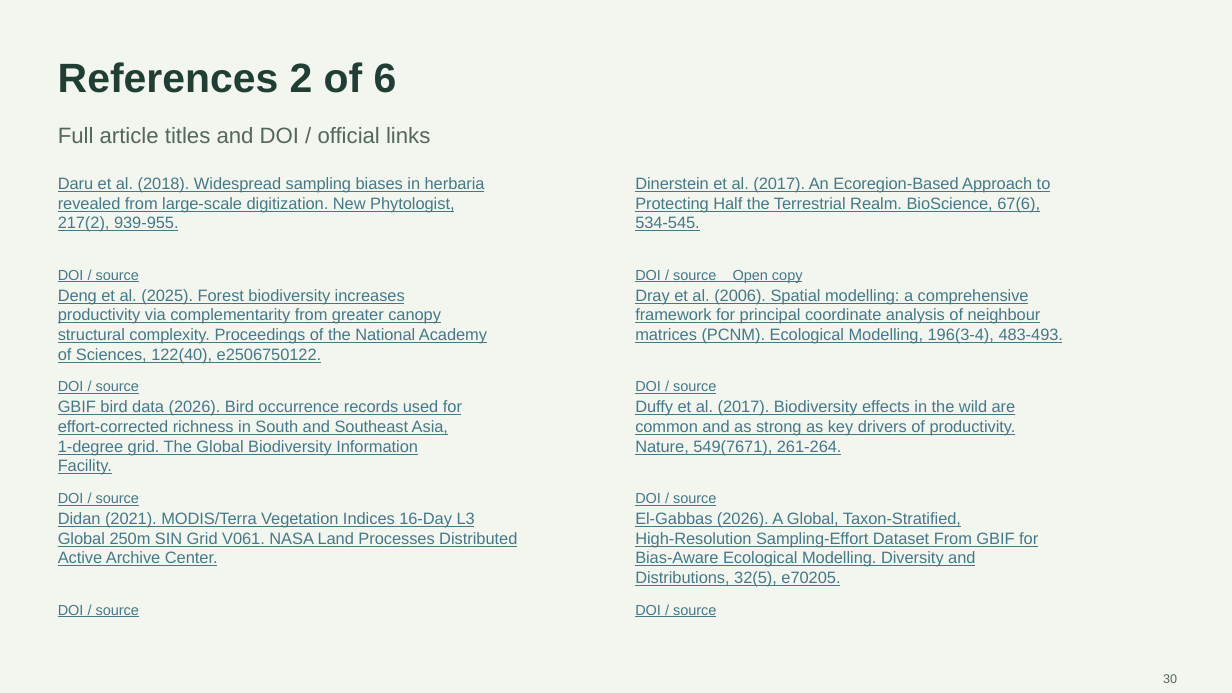
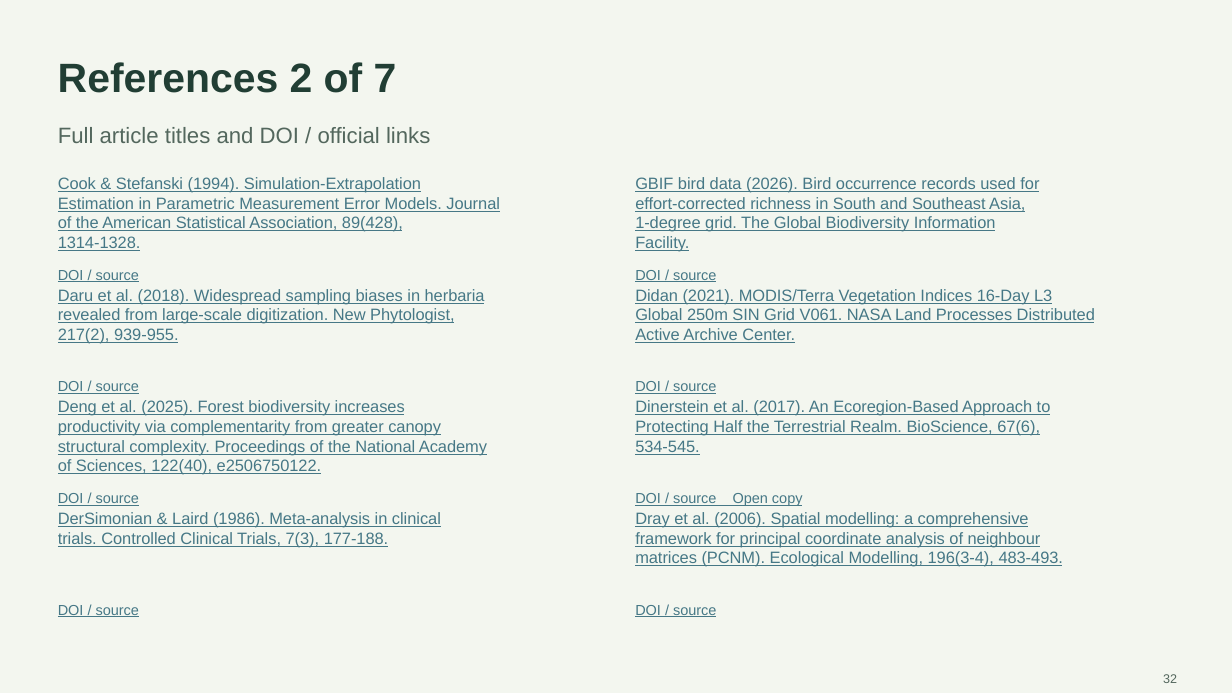
Before and after one commit to Devansh061105/Course-Project-EVST, a slide deck: slide 32 of presentation/final/Final_Evaluation_Biodiversity_Productivity.pptx (slide 30 before the commit). Drawn at 1232x693 pixels with LibreOffice and Linux fonts; fonts in the diff are those of the drawing. Boxes give left, top, right and bottom in pixels: in the first picture for what was removed or moved away, otherwise in the second. Text is boxed around its words. In the diff, an @@ line names an element or a change of style, - is before the commit and + after.

```diff
--- a/presentation/final/Final_Evaluation_Biodiversity_Productivity.pptx
+++ b/presentation/final/Final_Evaluation_Biodiversity_Productivity.pptx
@@ text at [58,62,397,93]: text changed @@
-References 2 of 6
+References 2 of 7
@@ text at [58,177,500,251]: text changed @@
-Daru et al. (2018). Widespread sampling biases in herbaria
-revealed from large‐scale digitization. New Phytologist,
-217(2), 939-955.
+Cook & Stefanski (1994). Simulation-Extrapolation
+Estimation in Parametric Measurement Error Models. Journal
+of the American Statistical Association, 89(428),
+1314-1328.
@@ text at [635,177,1039,252]: text changed @@
-Dinerstein et al. (2017). An Ecoregion-Based Approach to
-Protecting Half the Terrestrial Realm. BioScience, 67(6),
-534-545.
+GBIF bird data (2026). Bird occurrence records used for
+effort-corrected richness in South and Southeast Asia,
+1-degree grid. The Global Biodiversity Information
+Facility.
@@ text at [58,289,485,344]: text changed @@
-Deng et al. (2025). Forest biodiversity increases
-productivity via complementarity from greater canopy
-structural complexity. Proceedings of the National Academy
-of Sciences, 122(40), e2506750122.
+Daru et al. (2018). Widespread sampling biases in herbaria
+revealed from large‐scale digitization. New Phytologist,
+217(2), 939-955.
@@ text at [635,270,716,282]: text changed @@
-DOI / source Open copy
+DOI / source
@@ text at [635,289,1095,343]: text changed @@
-Dray et al. (2006). Spatial modelling: a comprehensive
-framework for principal coordinate analysis of neighbour
-matrices (PCNM). Ecological Modelling, 196(3-4), 483-493.
+Didan (2021). MODIS/Terra Vegetation Indices 16-Day L3
+Global 250m SIN Grid V061. NASA Land Processes Distributed
+Active Archive Center.
@@ text at [58,400,487,475]: text changed @@
-GBIF bird data (2026). Bird occurrence records used for
-effort-corrected richness in South and Southeast Asia,
-1-degree grid. The Global Biodiversity Information
-Facility.
+Deng et al. (2025). Forest biodiversity increases
+productivity via complementarity from greater canopy
+structural complexity. Proceedings of the National Academy
+of Sciences, 122(40), e2506750122.
@@ text at [635,400,1051,455]: text changed @@
-Duffy et al. (2017). Biodiversity effects in the wild are
-common and as strong as key drivers of productivity.
-Nature, 549(7671), 261-264.
+Dinerstein et al. (2017). An Ecoregion-Based Approach to
+Protecting Half the Terrestrial Realm. BioScience, 67(6),
+534-545.
@@ text at [635,493,803,506]: text changed @@
-DOI / source
+DOI / source Open copy
@@ text at [58,512,441,547]: text changed @@
-Didan (2021). MODIS/Terra Vegetation Indices 16-Day L3
-Global 250m SIN Grid V061. NASA Land Processes Distributed
-Active Archive Center.
+DerSimonian & Laird (1986). Meta-analysis in clinical
+trials. Controlled Clinical Trials, 7(3), 177-188.
@@ text at [635,512,1063,567]: text changed @@
-El-Gabbas (2026). A Global, Taxon‐Stratified,
-High‐Resolution Sampling‐Effort Dataset From GBIF for
-Bias‐Aware Ecological Modelling. Diversity and
-Distributions, 32(5), e70205.
+Dray et al. (2006). Spatial modelling: a comprehensive
+framework for principal coordinate analysis of neighbour
+matrices (PCNM). Ecological Modelling, 196(3-4), 483-493.
@@ text at [1163,674,1177,683]: text changed @@
-30
+32
```
Also in this commit, not shown: 29 other slides changed, 9 slides added, 5 slides removed, 6 other files.
